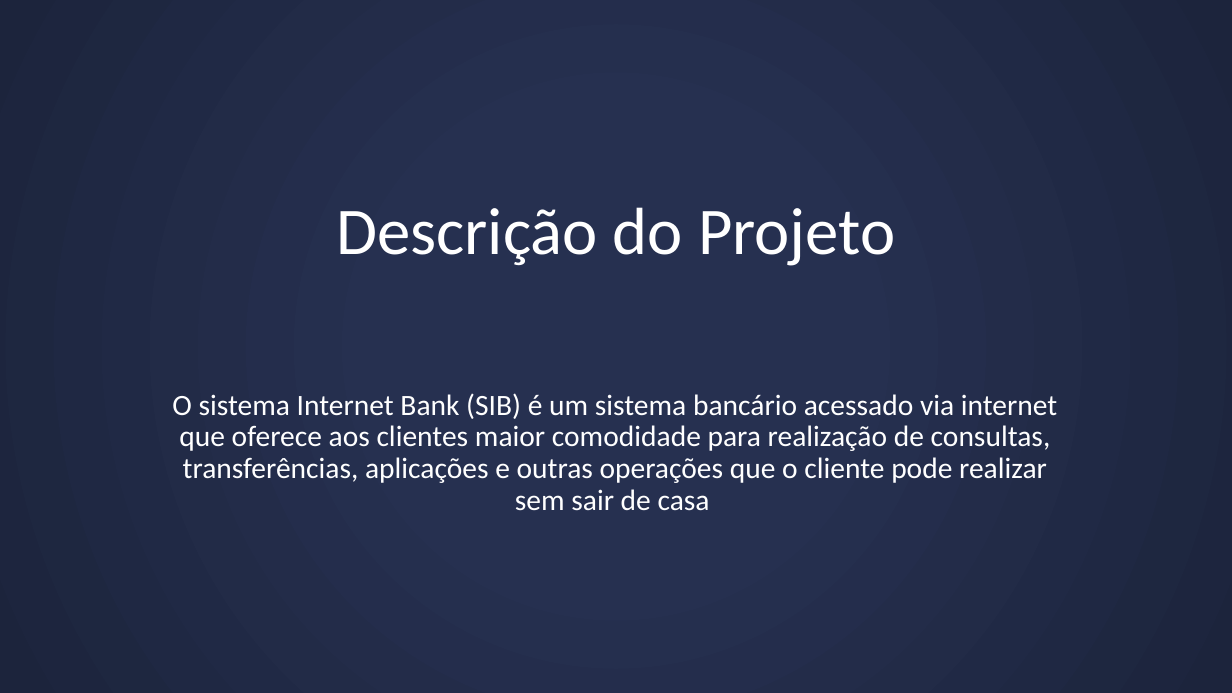
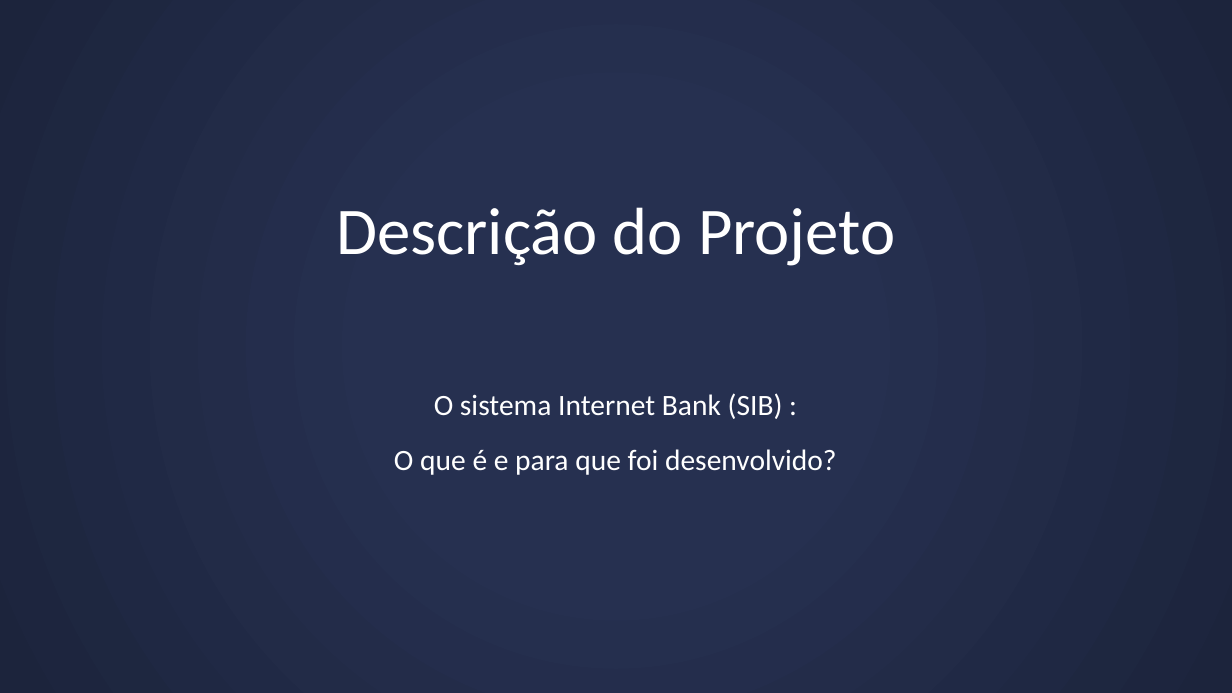
Before and after one commit to josimarpe/SIB, a slide deck: slide 3 of Requisitos/Plano de Projeto 1.pptx. Drawn at 1232x693 pixels with LibreOffice and Linux fonts; fonts in the diff are those of the drawing. Boxes give left, top, right and bottom in pixels: in the first picture for what was removed or moved away, otherwise in the second. Text is boxed around its words. In the diff, an @@ line names an element or a change of style, - is before the commit and + after.

```diff
--- a/Requisitos/Plano de Projeto 1.pptx
+++ b/Requisitos/Plano de Projeto 1.pptx
@@ text at (x1=394, y1=393, x2=837, y2=475): text changed @@
-O sistema Internet Bank (SIB) é um sistema bancário acessado via internet que oferece aos clientes maior comodidade para realização de consultas, transferências, aplicações e outras operações que o cliente pode realizar sem sair de casa
+O sistema Internet Bank (SIB) :
+O que é e para que foi desenvolvido?
```
Also in this commit, not shown: 1 slide added.
